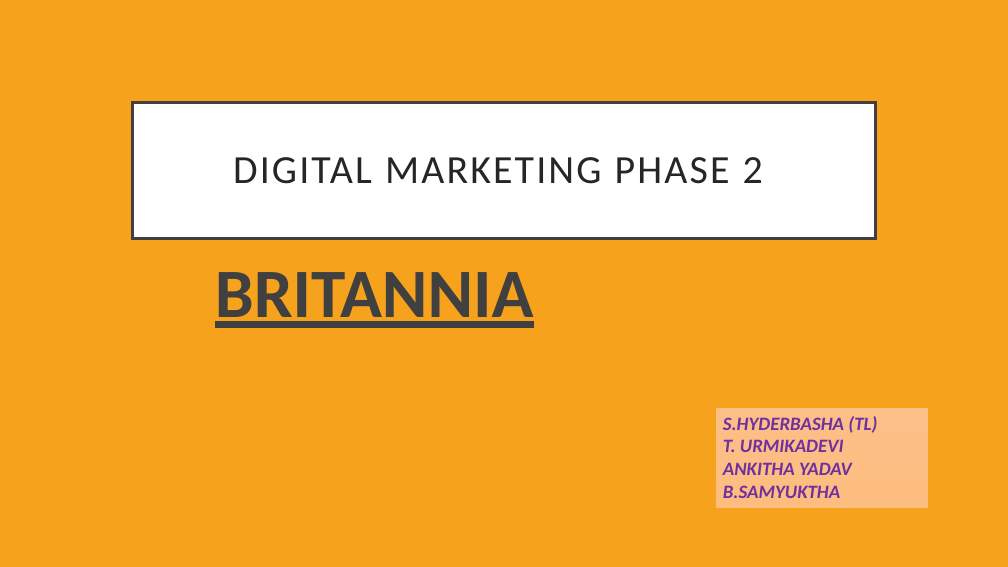
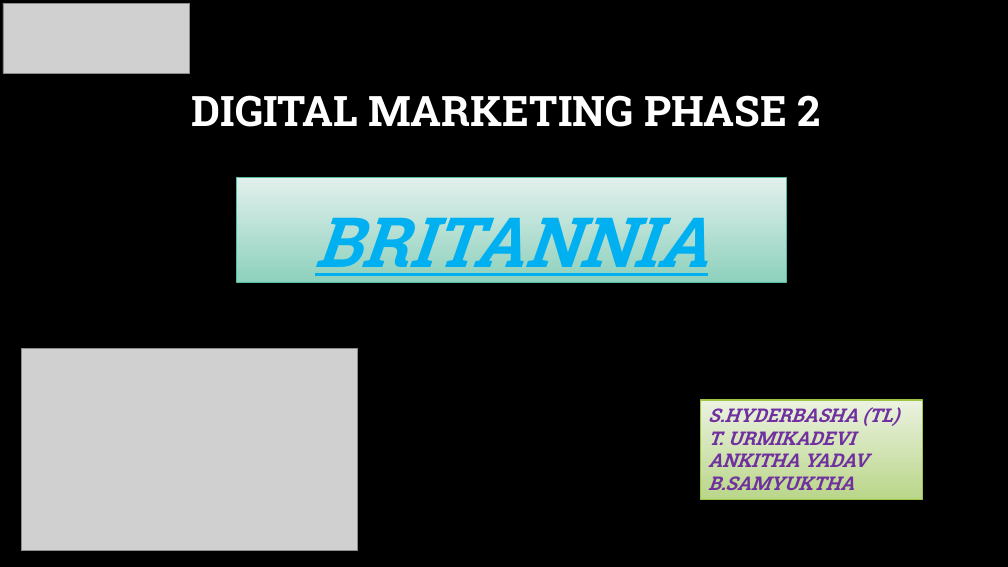
Before and after one commit to Sharfrajhyderbasha/digital-marketing-phase-2--britannia, a slide deck: slide 1 of BRITANNIA_PPT[2] susa sharfraj 1.pptx. Drawn at 1008x567 pixels with LibreOffice and Linux fonts; fonts in the diff are those of the drawing; grey boxes stand for pictures; background and template pictures are left out. Boxes give left, top, right and bottom in pixels: in the first picture for what was removed or moved away, otherwise in the second. Text is boxed around its words. In the diff, an @@ line names an element or a change of style, - is before the commit and + after.

```diff
--- a/BRITANNIA_PPT[2] susa sharfraj 1.pptx
+++ b/BRITANNIA_PPT[2] susa sharfraj 1.pptx
@@ background #F6A21D to picture (left out) @@
@@ picture added at <box>3,3,190,73</box> @@
@@ title "DIGITAL MARKETING PHASE 2": place and size @@
-title "DIGITAL MARKETING PHASE 2" at <box>132,103,876,239</box>
+title "DIGITAL MARKETING PHASE 2" at <box>192,95,821,127</box>
@@ title "DIGITAL MARKETING PHASE 2" at <box>192,95,821,127</box>: size 38 to 40 pt, font Calibri to Roboto Slab, text colour #262626 to #FFFFFF, letter spacing 2 to 0 pt, bold on; vertical alignment middle to bottom; fill #FFFFFF to none; outline #404040 3 pt to none @@
@@ text "BRITANNIA": place and size @@
-text "BRITANNIA" at <box>215,272,534,328</box>
+text "BRITANNIA" at <box>237,178,786,282</box>
@@ text "BRITANNIA" at <box>237,178,786,282</box>: font Calibri to Roboto Slab, text colour #404040 to #00B0F0, italic on; alignment left to centre; line spacing 1 to 1.2; fill none to gradient #E1F1EC to #8FD1BE; outline none to #50BEA3 1 pt @@
@@ picture added at <box>21,349,358,551</box> @@
@@ rectangle "S.HYDERBASHA (TL)": place and size @@
-rectangle "S.HYDERBASHA (TL)" at <box>715,408,928,509</box>
+rectangle "S.HYDERBASHA (TL)" at <box>701,400,923,499</box>
@@ rectangle "S.HYDERBASHA (TL)" at <box>701,400,923,499</box>: font Calibri to Roboto Slab; fill gradient #FCBF87 to #FDBD80 to gradient #EBF3E1 to #BAD78A; outline #F6A21D 0.5 pt to #9EC544 1 pt @@
```
Also in this commit, not shown: 14 other slides changed, 2 slides added, 1 slide removed.
